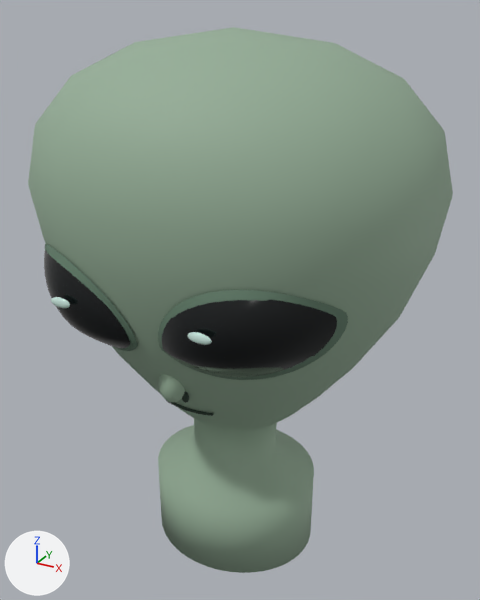
Two versions of the Blender file art/blender/ufo-alien.blend, one commit apart.
Rendered twice from a 50 mm camera at (0.61, -1.086, 1.011) aimed at (0.006, 0.012, 0.462). The lights are fixed; the arrows at lower left show +X, +Y and +Z. The first picture is the older version.

In view in the first picture: 'huge_almond_eye', 'huge_almond_eye.001', 'neck_jaw_cranium', 'raised_eye_socket', 'raised_eye_socket.001', 'small_nose_bridge' and 4 more.
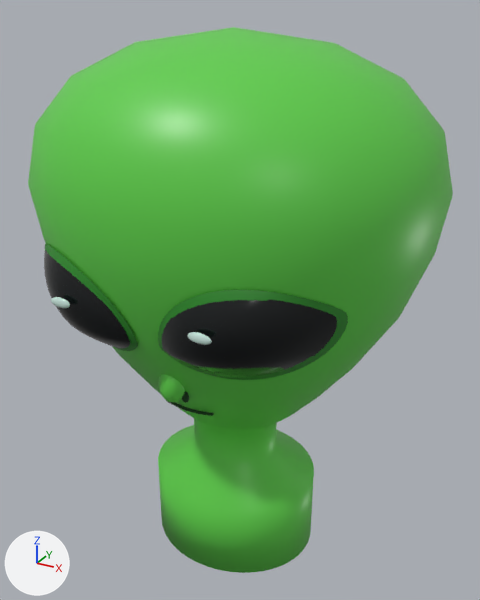
Boxes [x1, y1, x2, y2] around the edits, measured in the pictures (480 x 600 px):
'neck_jaw_cranium', recoloured (grey to green): [28, 27, 453, 573] in both
'raised_eye_socket.001', recoloured (greyish green to green): [158, 290, 348, 380] in both
'raised_eye_socket', recoloured: [45, 244, 138, 351] in both
part 1 of me_sphere_114, recoloured (grey to green): [159, 374, 185, 402] in both

Diff of the bpy script that builds the scene:
```diff
--- a/art/blender/ufo-alien.blend.py
+++ b/art/blender/ufo-alien.blend.py
@@ mat_cgl_alien_eye_socket @@
 mat_cgl_alien_eye_socket = principled_material('cgl_alien_eye_socket')
-mat_cgl_alien_eye_socket.base_color = (0.122, 0.209, 0.144)  # greyish green #627e6a
+mat_cgl_alien_eye_socket.base_color = (0.0232, 0.25, 0.0194)  # green #2a8926
 mat_cgl_alien_eye_socket.roughness = 0.68
@@ mat_cgl_alien_green @@
+mat_cgl_alien_green = principled_material('cgl_alien_green')
+mat_cgl_alien_green.base_color = (0.114, 0.631, 0.0685)  # green #5fd04a
+mat_cgl_alien_green.roughness = 0.4
@@ me_neck_jaw_cranium @@
 me_neck_jaw_cranium.from_pydata(...)  # 960 vertices, 896 faces; spans x -0.398..0.398, y -0.346..0.346, z -0.105..0.98
-me_neck_jaw_cranium.materials.append(mat_cgl_alien_grey_green)  # grey #95ae97
+me_neck_jaw_cranium.materials.append(mat_cgl_alien_green)  # green #5fd04a
@@ me_sphere_114 @@
 me_sphere_114.from_pydata(...)  # 266 vertices, 288 faces; spans x -1.0..1.0, y -1.0..1.0, z -1.0..1.0
 # used by ob_small_nose_bridge; parent = ob_alienhead; location = (0.0, -0.232, 0.388); scale = (0.025, 0.023, 0.036)
+# me_sphere_114 part 1: 288 faces spanning x -1.0..1.0, y -1.0..1.0, z -1.0..1.0 switch from mat_cgl_alien_grey_green (grey #95ae97) to mat_cgl_alien_green (green #5fd04a)
```
